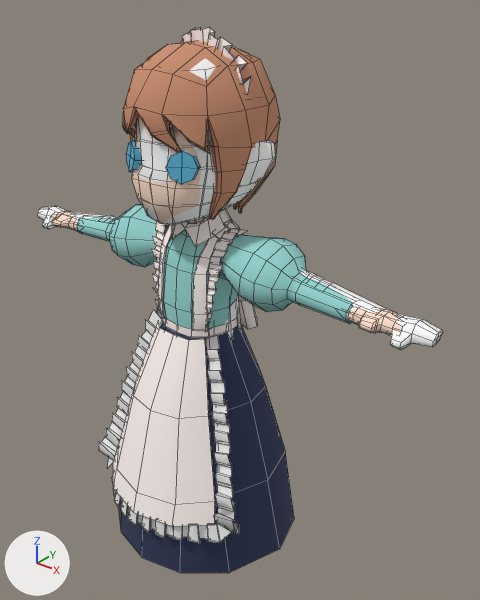
The OBJ model model_obj/maid/maid.obj as it was, and as the next commit left it.
Camera for both pictures: a 50 mm lens placed at (12.65, -13.79, 19.26), pointed at (0.79, 1.04, 10.07). The axes (+X, +Y, +Z) are drawn at lower left. The lights are the same throughout. Mesh edges are drawn as thin lines. Where no turn or scale is listed for an object, it has been applied to the vertices. Vertices at the same position are counted once.

The scene before the commit, as lines of its bpy script (objects in view):
```python
me_maid = bpy.data.meshes.new('maid')
me_maid.from_pydata(...)  # 2591 vertices, 2149 faces; spans x -7.7..7.7, y -3.4..2.9, z 0.0..18.1
me_maid.materials.append(mat_initialshadinggroup)  # white #ffffff
me_maid.materials.append(mat_eri_mtsg)  # white #e7e7e7
me_maid.materials.append(mat_eye_mt2sg)  # cyan #5db3d6
me_maid.materials.append(mat_skin_mt2sg)  # beige #ffe1cd
me_maid.materials.append(mat_lambert2sg)  # white #fff5f1
me_maid.materials.append(mat_shirt_mt2sg)  # cyan #97d6d1
me_maid.materials.append(mat_zubon_mt2sg)  # black #000000
me_maid.materials.append(mat_skirt_mt2sg)  # dark blue #303859
me_maid.materials.append(mat_shoes_mt2sg)  # brown #382727
me_maid.materials.append(mat_hair_mt2sg)  # brown #c88e6f
ob_maid = bpy.data.objects.new('maid', me_maid)
ob_maid.location = (0.0, 0.0, 0.0)
```
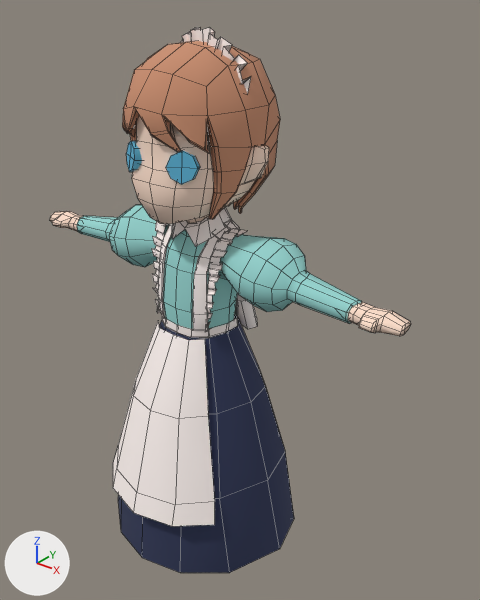
Scene script edits in JSON lines:
```json
{"block": "me_maid", "where": "# used by ob_maid; location = (0.0, 0.0, 0.0)"}
{"op": "remove", "block": "me_maid", "code": "me_maid.from_pydata(...)  # 2591 vertices, 2149 faces; spans x -7.7..7.7, y -3.4..2.9, z 0.0..18.1"}
{"op": "remove", "block": "me_maid", "code": "me_maid.materials.append(mat_initialshadinggroup)  # white #ffffff"}
{"op": "remove", "block": "me_maid", "code": "me_maid.materials.append(mat_eri_mtsg)  # white #e7e7e7"}
{"op": "add", "block": "me_maid", "code": "me_maid.from_pydata(...)  # 1645 vertices, 1380 faces; spans x -6.9..6.9, y -3.4..2.9, z 0.0..18.1"}
{"block": "me_maid", "change": "me_maid part 1: the loose piece of 80 vertices spanning x -2.5..2.6, y -3.3..-2.0, z 3.4..4.0 is deleted"}
{"block": "me_maid", "change": "me_maid part 2: 13 vertices moved within x -2.3..2.3, y -2.1..0.7, z 0.1..15.3; 866 vertices removed from x -7.7..7.7, y -3.3..2.4, z 0.1..17.7"}
```

Where the change shows, as pixel boxes (x1, y1, x2, y2) in the pictures (480 x 600 px):
```json
{"object": "maid", "change": "reshaped", "before": [37, 27, 443, 573], "after": [50, 27, 411, 573], "on screen": "11% narrower"}
{"part": 1, "of": "me_maid", "change": "deleted", "before": [112, 475, 220, 543]}
{"part": 2, "of": "me_maid", "change": "cut back", "before": [37, 58, 443, 542], "after": [113, 214, 215, 526]}
```
